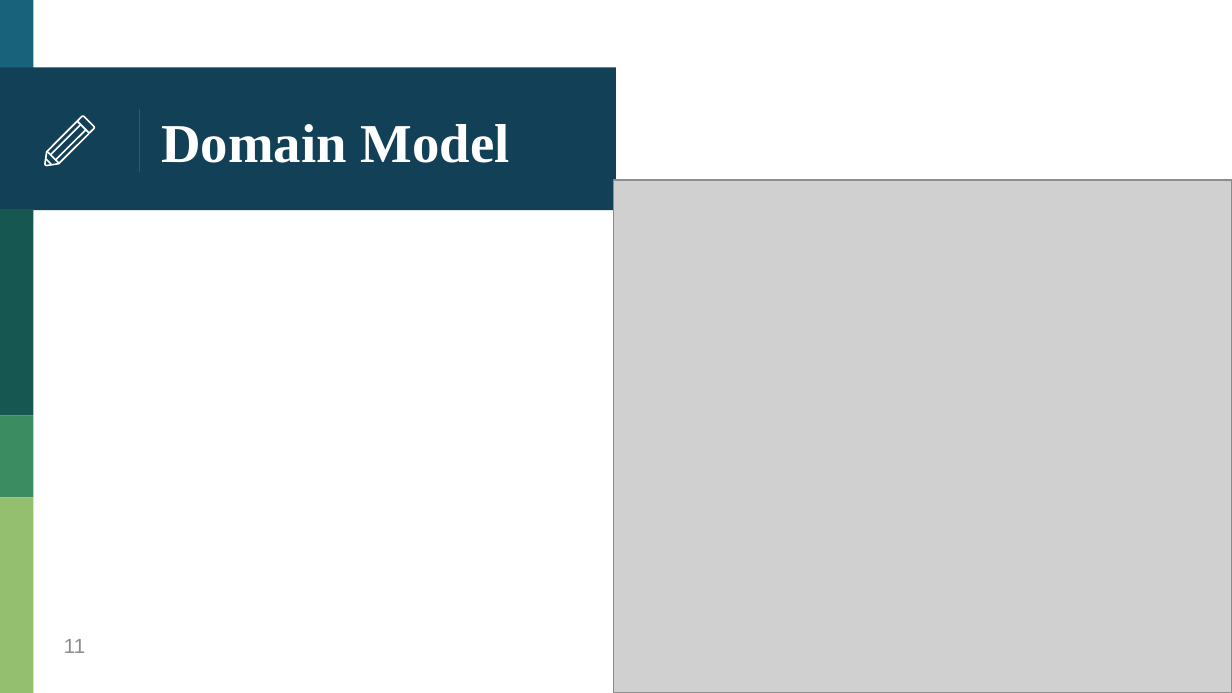
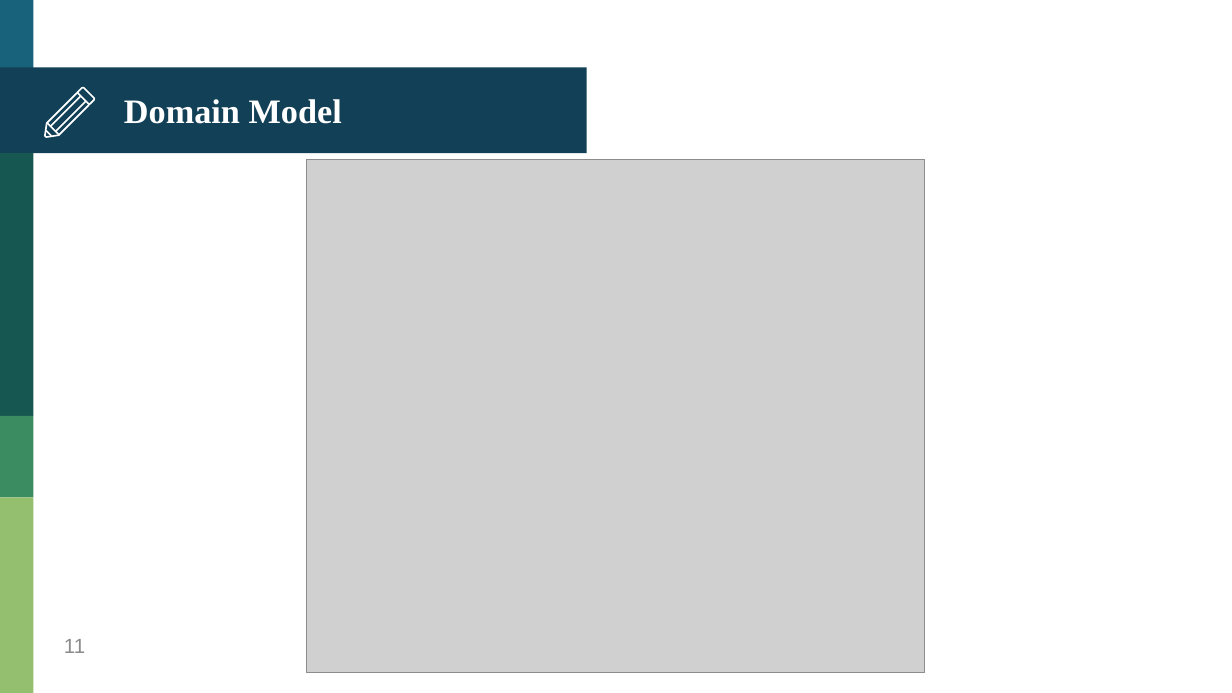
Before and after one commit to HankTwZhong/OOAD, a slide deck: slide 11 of OOAD_Midterm.pptx. Drawn at 1232x693 pixels with LibreOffice and Linux fonts; fonts in the diff are those of the drawing; grey boxes stand for pictures. Boxes give left, top, right and bottom in pixels: in the first picture for what was removed or moved away, otherwise in the second. Text is boxed around its words. In the diff, an @@ line names an element or a change of style, - is before the commit and + after.

Commit message:
modify ppt and move chartInformation test

```diff
--- a/OOAD_Midterm.pptx
+++ b/OOAD_Midterm.pptx
@@ rectangle: place and size @@
-rectangle at (0, 68, 616, 211)
+rectangle at (0, 68, 586, 153)
@@ title "Domain Model": place and size @@
-title "Domain Model" at (161, 124, 510, 163)
+title "Domain Model" at (124, 99, 342, 124)
@@ title "Domain Model" at (124, 99, 342, 124): size 32 to 20 pt @@
@@ line removed from (139, 110) to (139, 172) @@
@@ group added at (44, 87, 95, 137): 6 freeform shapes @@
@@ rectangle: place and size @@
-rectangle at (0, 209, 33, 416)
+rectangle at (0, 153, 33, 415)
@@ group removed at (44, 116, 95, 166): 6 freeform shapes @@
@@ picture: place and size @@
-picture at (614, 180, 1232, 692)
+picture at (307, 159, 925, 671)
```
Also in this commit, not shown: 23 other slides changed, 2 slides added, 2 slides removed, 14 other files.
